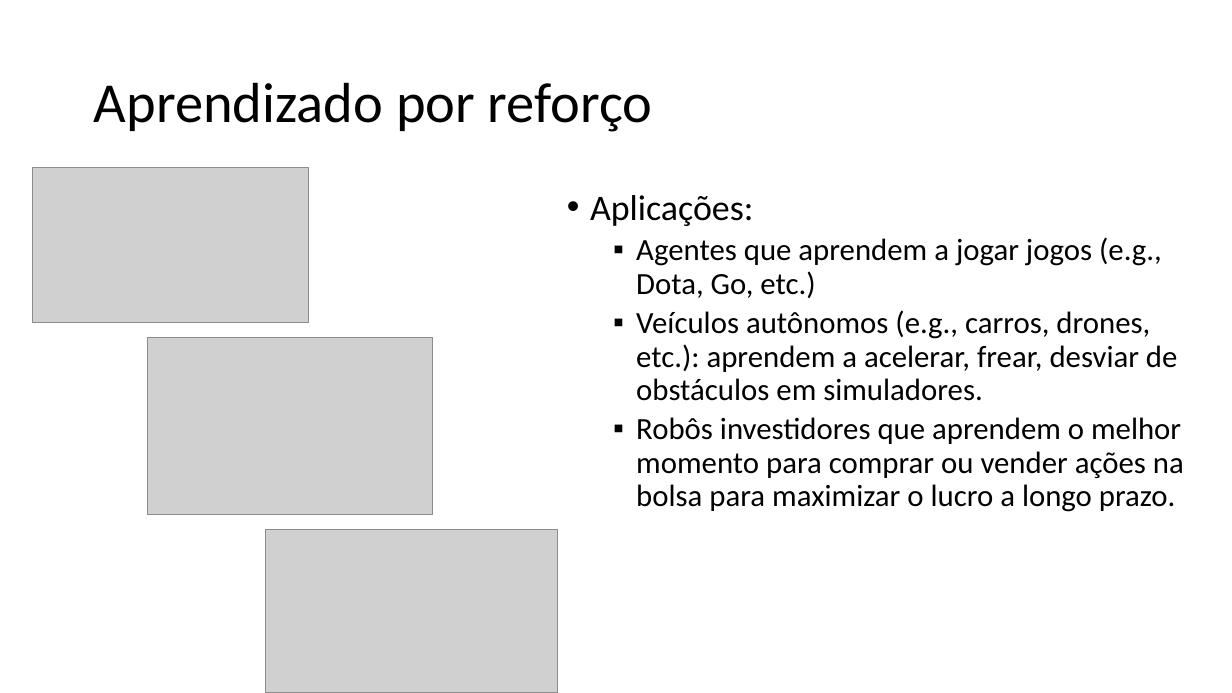
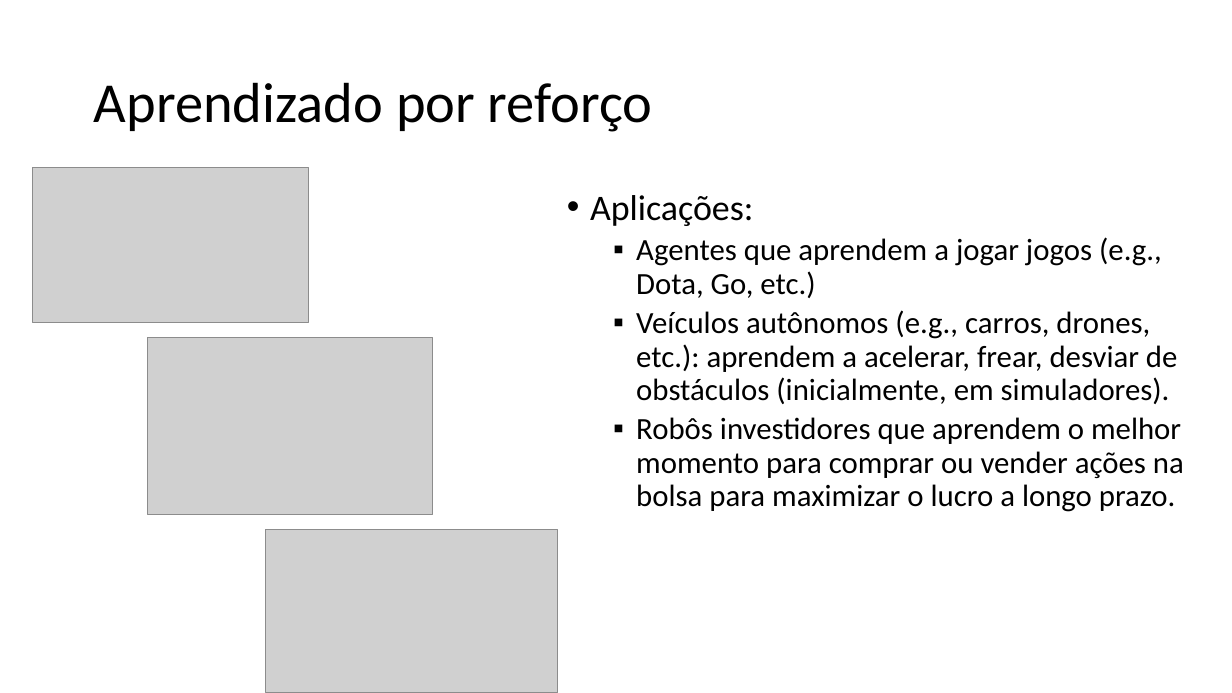
Before and after one commit to zz4fap/c24_inteligencia_artificial, a slide deck: slide 33 of slides/C24_Paradigmas.pptx (slide 25 before the commit). Drawn at 1232x693 pixels with LibreOffice and Linux fonts; fonts in the diff are those of the drawing; grey boxes stand for pictures. Boxes give left, top, right and bottom in pixels: in the first picture for what was removed or moved away, otherwise in the second. Text is boxed around its words. In the diff, an @@ line names an element or a change of style, - is before the commit and + after.

```diff
--- a/slides/C24_Paradigmas.pptx
+++ b/slides/C24_Paradigmas.pptx
@@ text at (636,310,1177,404): text changed @@
-  ▪ Veículos autônomos (e.g., carros, drones, etc.): aprendem a acelerar, frear, desviar de obstáculos em simuladores.
+  ▪ Veículos autônomos (e.g., carros, drones, etc.): aprendem a acelerar, frear, desviar de obstáculos (inicialmente, em simuladores).
```
Also in this commit, not shown: 15 other slides changed, 10 slides added, 1 slide removed, 1 other file.
